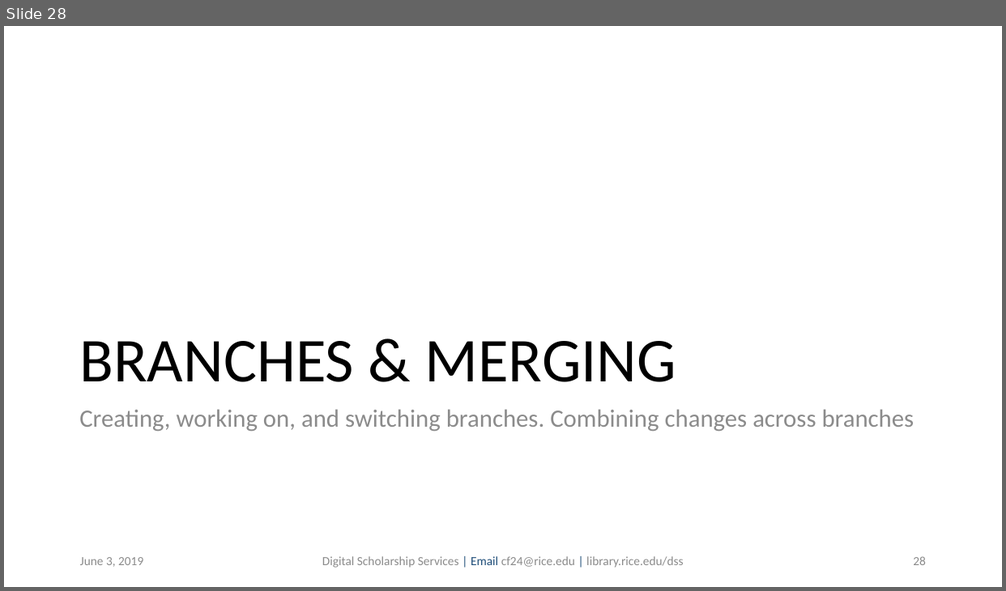
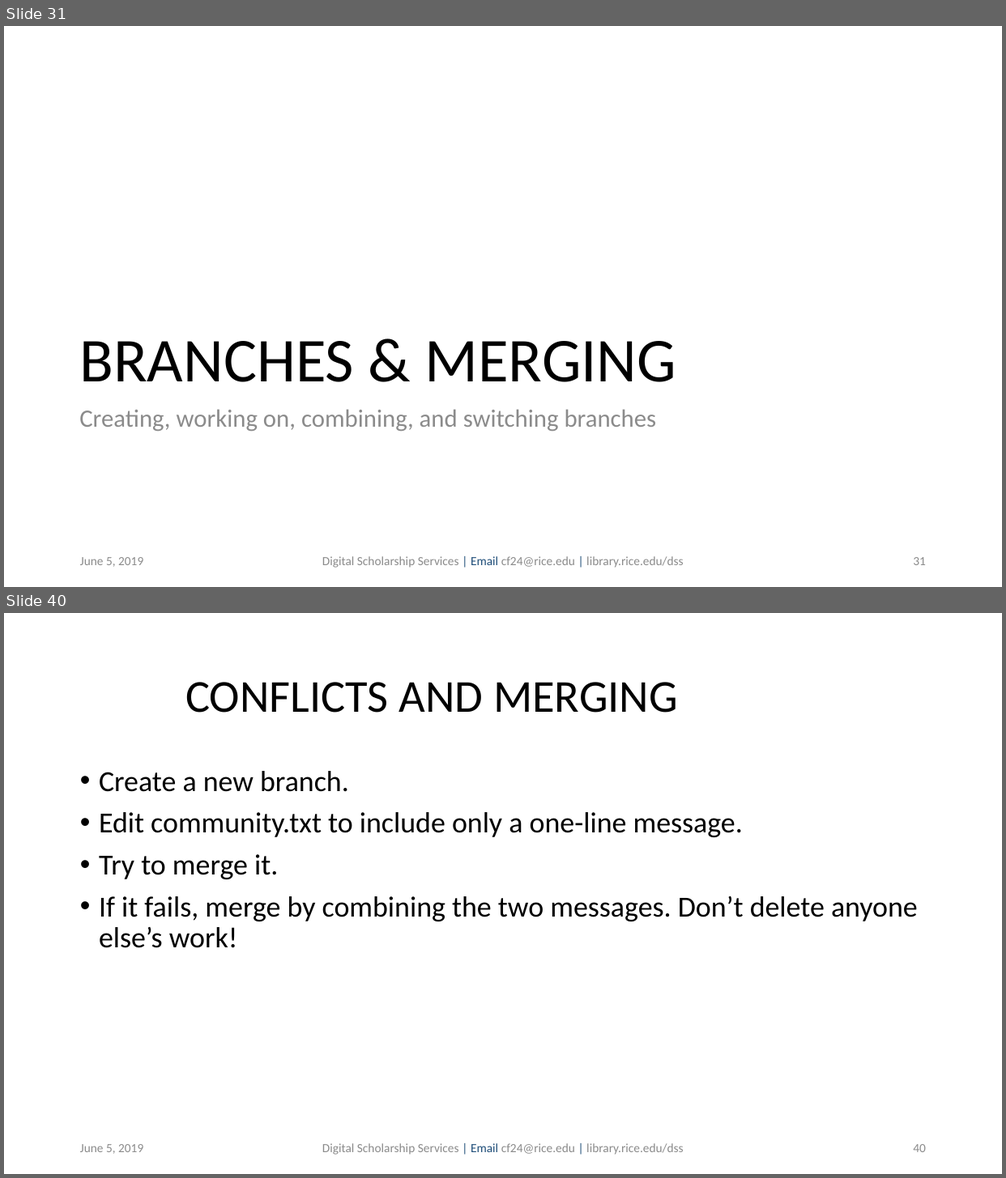
Before and after one commit to bakitybacon/rice-data-and-donuts, a slide deck: github/Introduction to Git & Github.pptx. Shown one above the other, each under a label of ours: slide 28 before the commit, slides 31 and 40 after it; the slides between them are not shown. The pictures are 1006x591 and 1006x1178 pixels, drawn with LibreOffice and Linux fonts; fonts in the diff are those of the drawing; background and template pictures are left out. Boxes give left, top, right and bottom in pixels: in the first picture for what was removed or moved away, otherwise in the second. Text is boxed around its words. In the diff, an @@ line names an element or a change of style, - is before the commit and + after.

```diff
--- a/github/Introduction to Git & Github.pptx
+++ b/github/Introduction to Git & Github.pptx
@@ slide 40 added at [4, 613, 1002, 1174], background #FFFFFF @@
@@ title added at [185, 682, 678, 713], 44 pt, text #000000 @@
+CONFLICTS AND MERGING
@@ text added at [99, 771, 918, 948], 28 pt, text #000000 @@
+• Create a new branch.
+• Edit community.txt to include only a one-line message.
+• Try to merge it.
+• If it fails, merge by combining the two messages. Don’t delete anyone else’s work!
@@ text added at [80, 1144, 143, 1154], 12 pt, text #8C8C8C @@
+June 5, 2019
@@ text added at [322, 1144, 683, 1155], 12 pt, text #8C8C8C @@
+Digital Scholarship Services | Email cf24@rice.edu | library.rice.edu/dss
@@ page number added at [913, 1144, 926, 1152], 12 pt, text #8C8C8C @@
+40
@@ what was slide 28 is now slide 31 @@
@@ slide 31 changed as well @@
@@ text at [79, 409, 657, 431]: text changed @@
-Creating, working on, and switching branches. Combining changes across branches
+Creating, working on, combining, and switching branches
@@ text at [80, 557, 143, 567]: text changed @@
-June 3, 2019
+June 5, 2019
@@ page number at [913, 557, 926, 565]: text changed @@
-28
+31
```
Also in this commit, not shown: 27 other slides changed, 11 other slides added.
